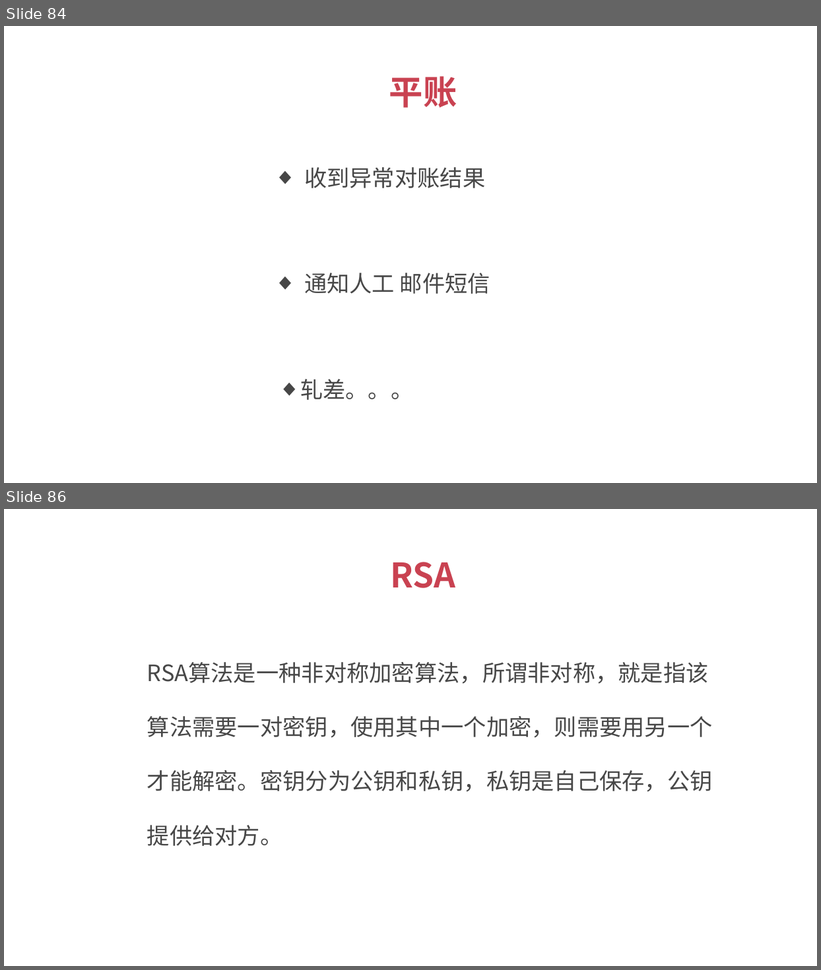
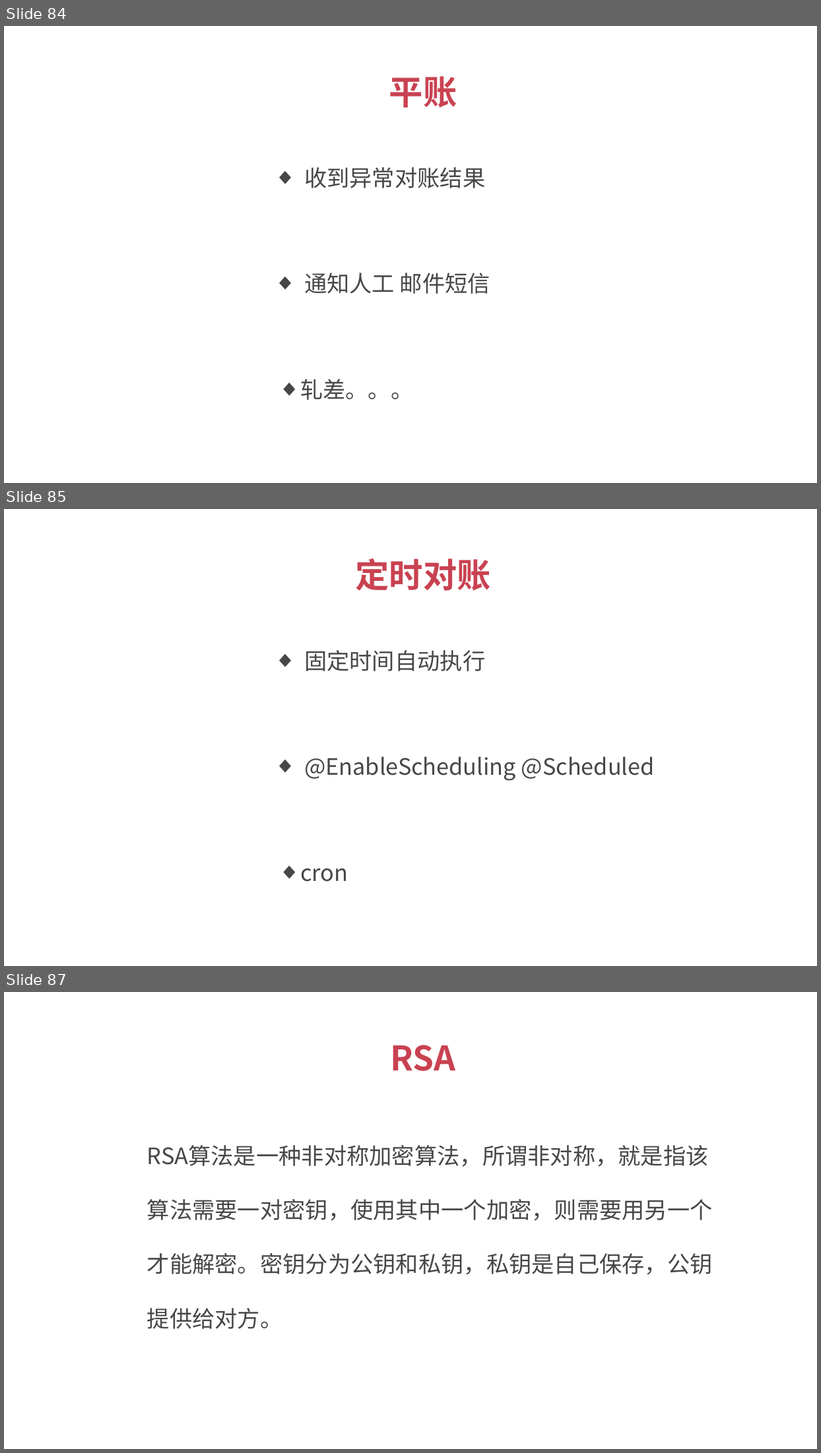
Before and after one commit to 1329555958/financial, a slide deck: 理财平台.pptx. Shown one above the other, each under a label of ours: slides 84 and 86 before the commit, slides 84, 85 and 87 after it; the slides between them are not shown. The pictures are 821x970 and 821x1453 pixels, drawn with LibreOffice and Linux fonts; fonts in the diff are those of the drawing. Boxes give left, top, right and bottom in pixels: in the first picture for what was removed or moved away, otherwise in the second. Text is boxed around its words. In the diff, an @@ line names an element or a change of style, - is before the commit and + after.

Commit message:
定时对账

```diff
--- a/理财平台.pptx
+++ b/理财平台.pptx
@@ slide 85 added at <box>4,509,817,966</box>, background #FFFFFF @@
@@ text added at <box>356,559,491,591</box>, 30 pt, text #C94251, bold @@
+定时对账
@@ text added at <box>304,650,485,671</box>, 20 pt, text #474747 @@
+  ◆ 固定时间自动执行
@@ text added at <box>304,757,655,781</box>, 20 pt, text #474747 @@
+  ◆ @EnableScheduling @Scheduled
@@ text added at <box>300,869,348,882</box>, 20 pt, text #474747 @@
+  ◆ cron
@@ what was slide 86 is now slide 87 @@
```
Also in this commit, not shown: 1 other slide added, 1 slide removed, 2 other files.
